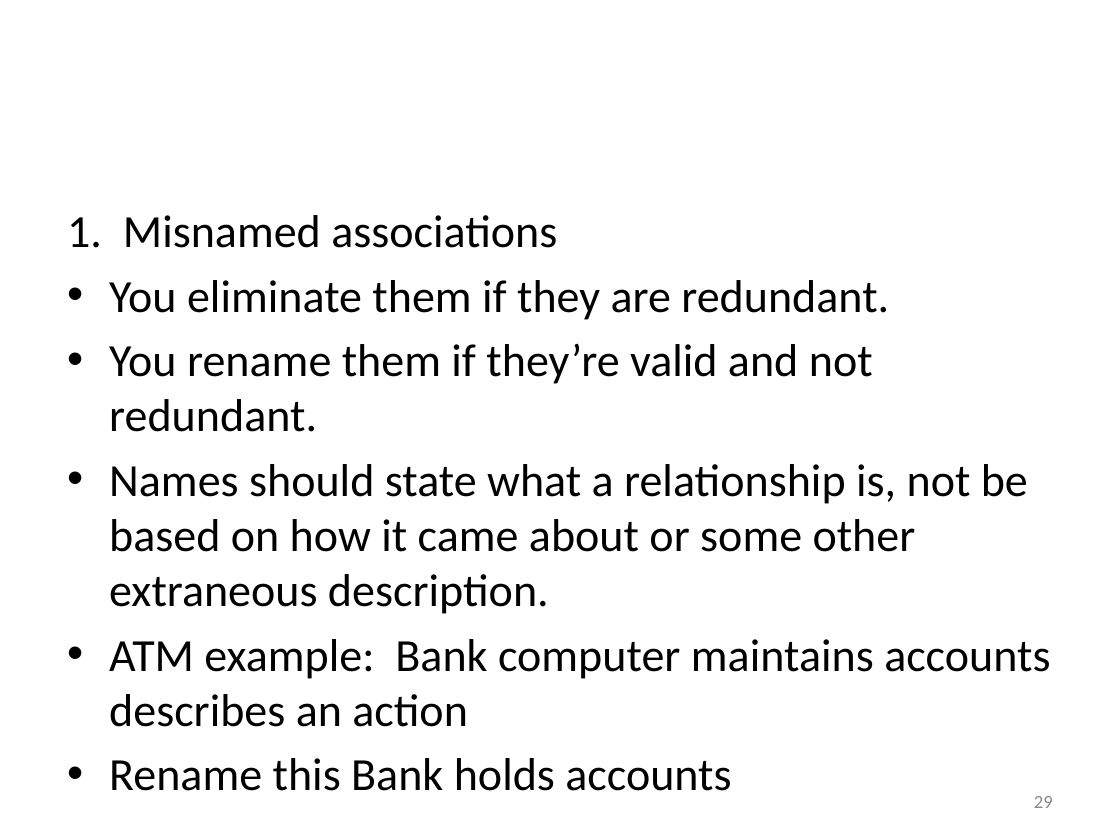
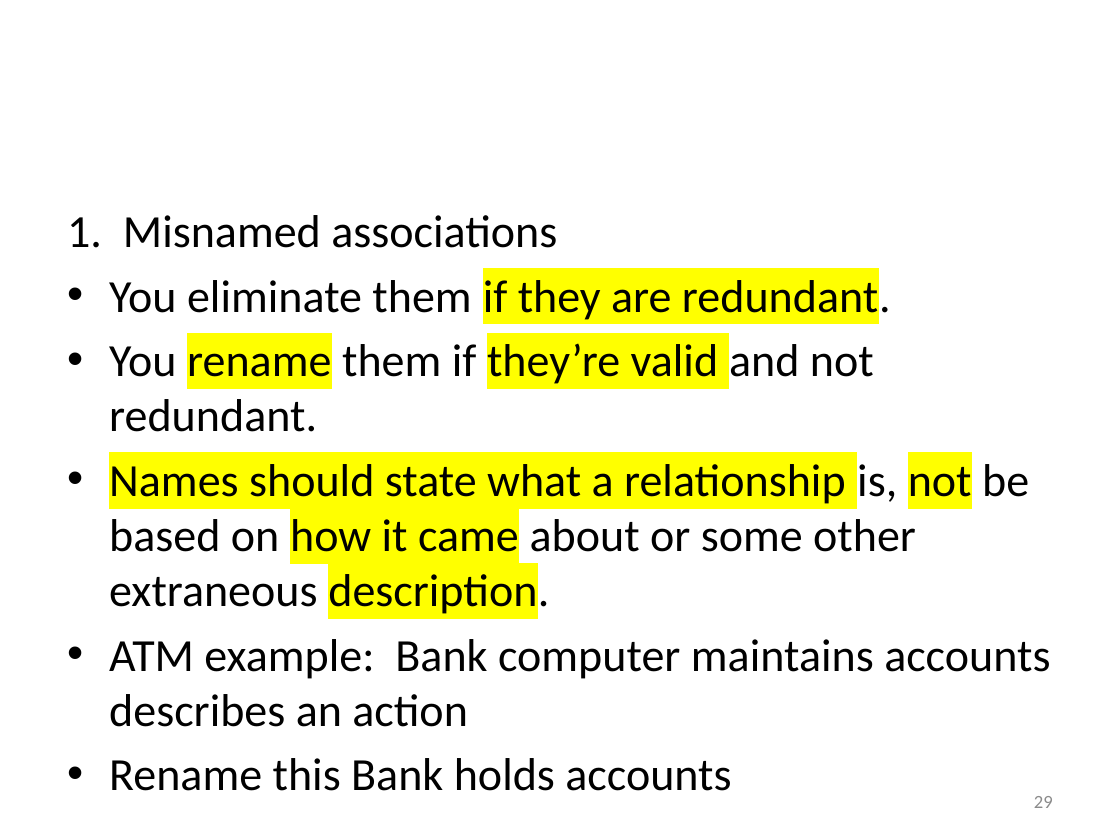
Before and after one commit to spiman9/BE-CSE, a slide deck: slide 29 of SEM-5/OOMD/Unit 4/4th unit.pptx. Drawn at 1120x840 pixels with LibreOffice and Linux fonts; fonts in the diff are those of the drawing. Boxes give left, top, right and bottom in pixels: in the first picture for what was removed or moved away, otherwise in the second. Text is boxed around its words. In the diff, an @@ line names an element or a change of style, - is before the commit and + after.

```diff
--- a/SEM-5/OOMD/Unit 4/4th unit.pptx
+++ b/SEM-5/OOMD/Unit 4/4th unit.pptx
@@ text at (109,273,1029,618): highlight none to #FFFF00 in "if they are redundant.", "rename they’re valid", "Names should state what a relationship not ..." @@
```
Also in this commit, not shown: 14 other slides changed, 1 other file.
